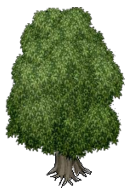
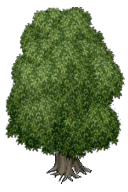
Comparing the layer stacks of the two w=128, h=192 images. Changes:
painted on "Layer 2(pasted)" over [45, 162, 92, 188]
